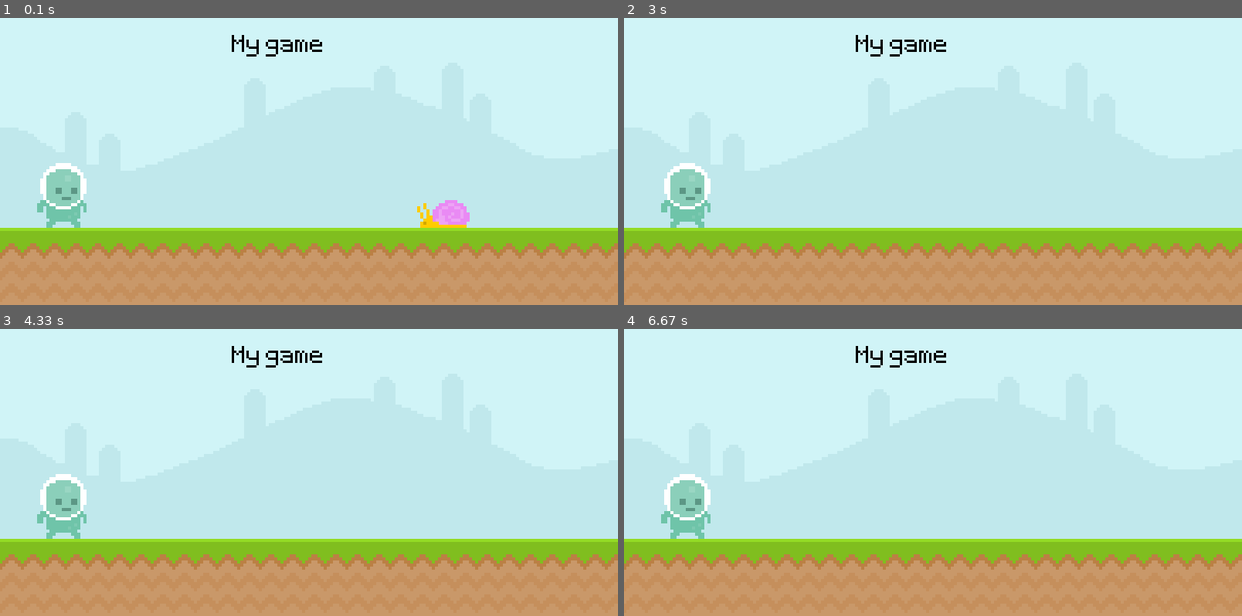
Above: before the commit, frames 1-4 (two rows, left to right).
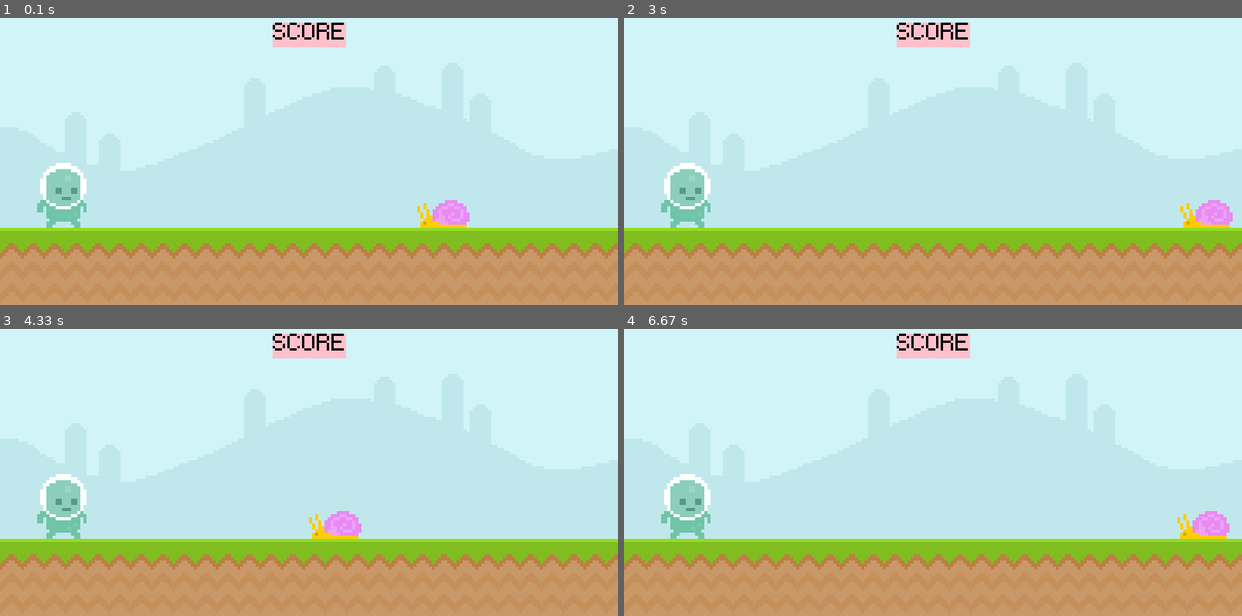
Above: after the commit, the same moments.

Repository: AustinCGause/pygame
Game: pygame game, started from main.py
The game is run twice, just before and just after one commit, with the same random seed, the same clock (stepped at 60 frames per second) and the same inputs.
Inputs:
- Up to frame 1 (0.1 s): no input
- Up to frame 2 (3 s): no input
- Up to frame 3 (4.33 s): no input
- Up to frame 4 (6.67 s): no input

The runs differ from the first frame. In frame 1, 1.2% of the frame differs, in the area x 37-56%, y 1-14%; in frame 2, 1.8%, in the area x 37-99%, y 1-74%; in frame 3, 1.8%; in frame 4, 1.8%.

Commit message:
added rectangles on various objects

Diff:
--- a/main.py
+++ b/main.py
@@ -8,10 +8,13 @@
 clock = pygame.time.Clock()
 testFont = pygame.font.Font('font/Pixeltype.ttf', 50)
 
-# SKY GROUND & TEXT SURFACES
+# SKY & GROUND SURFACES
 skySurface = pygame.image.load('graphics/Sky.png').convert()
 groundSurface = pygame.image.load('graphics/ground.png').convert()
-textSurface = testFont.render('My game', False, 'Black')
+
+# SCORE
+scoreSurface = testFont.render('SCORE', False, 'Black')
+scoreRectangle = scoreSurface.get_rect(center = (400,50))
 
 # SNAIL
 snailSurface = pygame.image.load('graphics/snail/snail1.png').convert_alpha()
@@ -31,19 +34,30 @@
             pygame.quit()
             exit()
 
-    # SKY GROUND & TEXT RENDERER
+        # if event.type == pygame.MOUSEMOTION:
+        #     if playerRectangle.collidepoint(event.pos): print('collision')
+
+    # SKY GROUND & SCORE RENDERER
     screen.blit(skySurface, (0,0))
     screen.blit(groundSurface, (0,300))
-    screen.blit(textSurface, (300,50))
+    pygame.draw.rect(screen,'Pink',scoreRectangle)
+    screen.blit(scoreSurface, scoreRectangle)
 
     # SNAIL MOVEMENT
-    snailRectangle.left -= 4
-    if snailXPos < -100: snailXPos = 800
+    snailRectangle.x -= 4
+    if snailRectangle.right < 0: snailRectangle.left = 800
 
     # SNAIL & PLAYER RENDERER
     screen.blit(snailSurface, snailRectangle)
     screen.blit(playerSurface, playerRectangle)
 
+    # COLLISION DETETCION
+    if playerRectangle.colliderect(snailRectangle):
+        pass
+
+    # mousePos = pygame.mouse.get_pos()
+    # if playerRectangle.collidepoint(mousePos): print('collision')
+
     # RUNTIME FUNCTIONS
     pygame.display.update()
     clock.tick(60)
